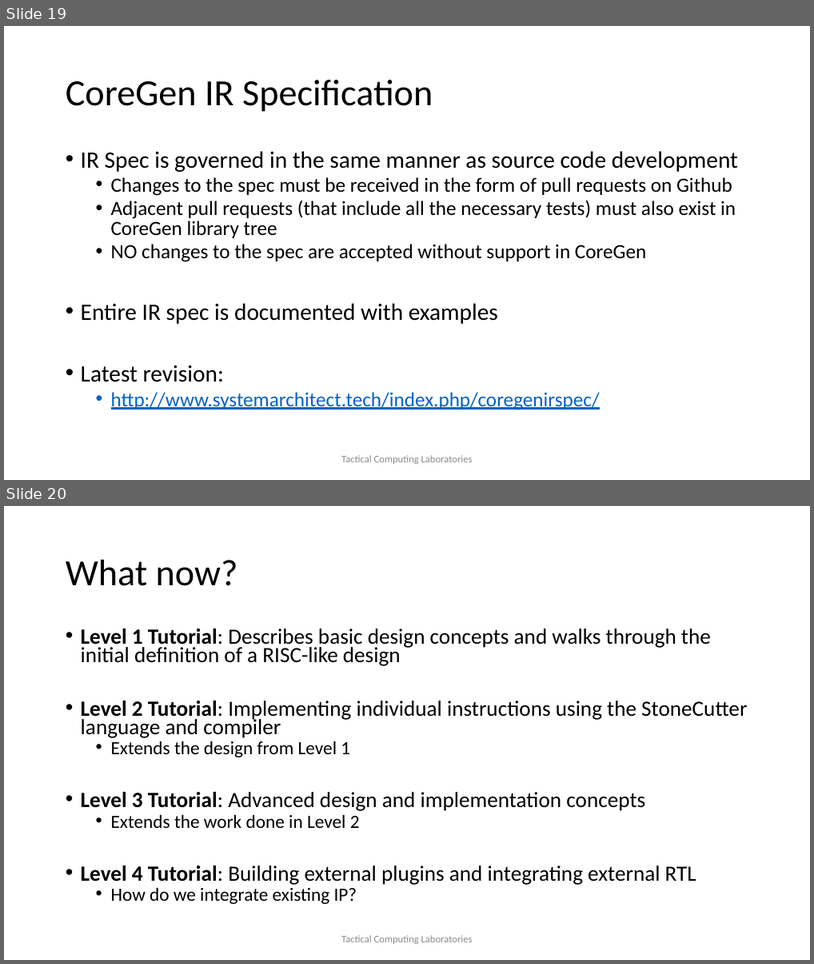
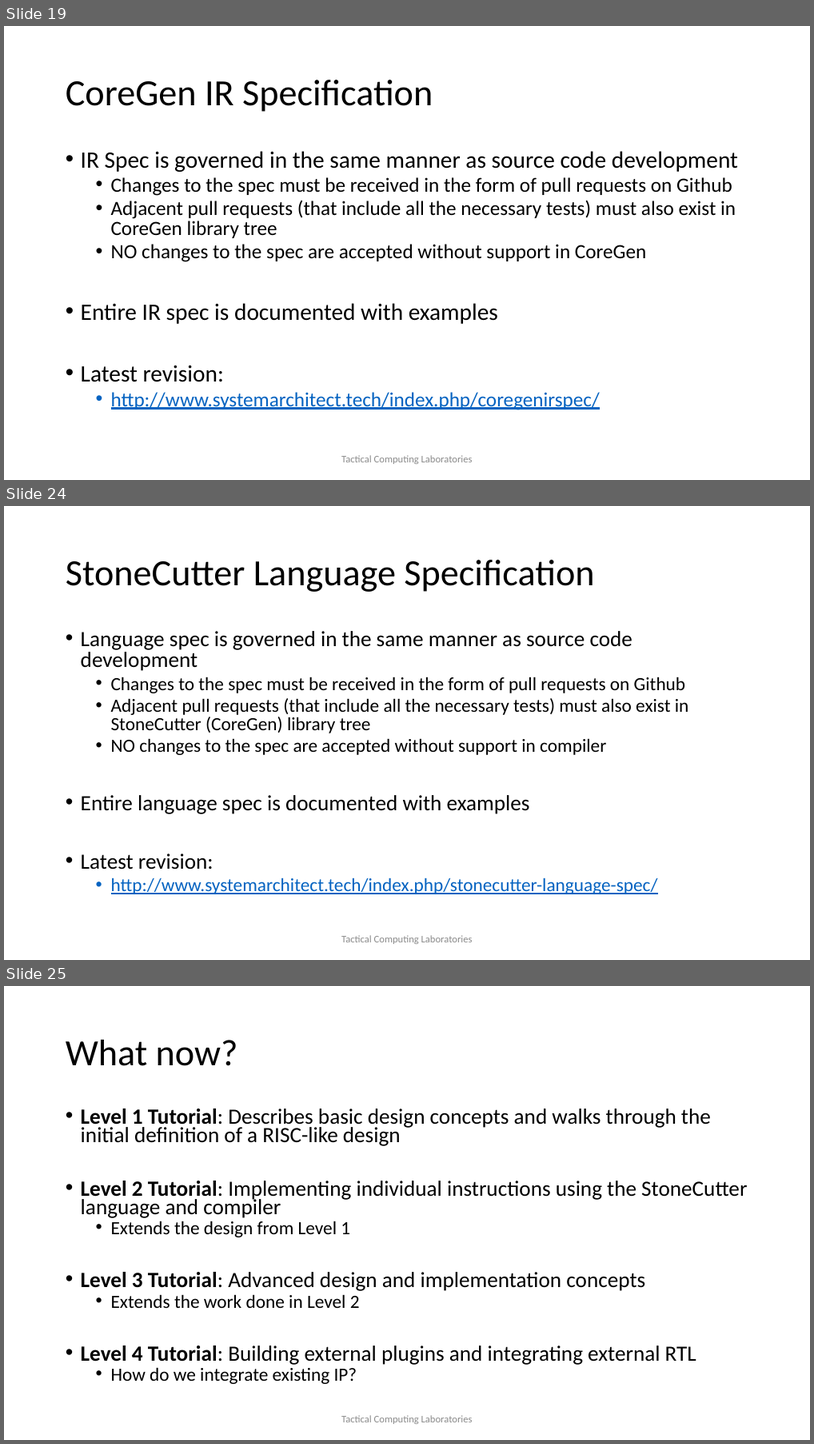
Before and after one commit to opensocsysarch/CoreGenTutorials, a slide deck: LEVEL0/SysArchDesignConcepts_LEVEL0.pptx. Shown one above the other, each under a label of ours: slides 19 and 20 before the commit, slides 19, 24 and 25 after it; the slides between them are not shown. The pictures are 814x964 and 814x1444 pixels, drawn with LibreOffice and Linux fonts; fonts in the diff are those of the drawing; background and template pictures are left out. Boxes give left, top, right and bottom in pixels: in the first picture for what was removed or moved away, otherwise in the second. Text is boxed around its words. In the diff, an @@ line names an element or a change of style, - is before the commit and + after.

Commit message:
adding stonecutter text to level 0 tutorial

```diff
--- a/LEVEL0/SysArchDesignConcepts_LEVEL0.pptx
+++ b/LEVEL0/SysArchDesignConcepts_LEVEL0.pptx
@@ slide 24 added at box(4, 506, 810, 960), background #FFFFFF @@
@@ title added at box(66, 560, 594, 592), 44 pt, text #000000 @@
+StoneCutter Language Specification
@@ text added at box(81, 631, 690, 894), 22.2 pt, text #000000 @@
+• Language spec is governed in the same manner as source code development
+  • Changes to the spec must be received in the form of pull requests on Github
+  • Adjacent pull requests (that include all the necessary tests) must also exist in StoneCutter (CoreGen) library tree
+  • NO changes to the spec are accepted without support in compiler
+• Entire language spec is documented with examples
+• Latest revision:
+  • http://www.systemarchitect.tech/index.php/stonecutter-language-spec/
@@ text added at box(342, 935, 473, 944), 12 pt, text #8C8C8C @@
+Tactical Computing Laboratories
@@ what was slide 20 is now slide 25 @@
```
Also in this commit, not shown: 1 slide changed, 4 other slides added, 1 other file.
